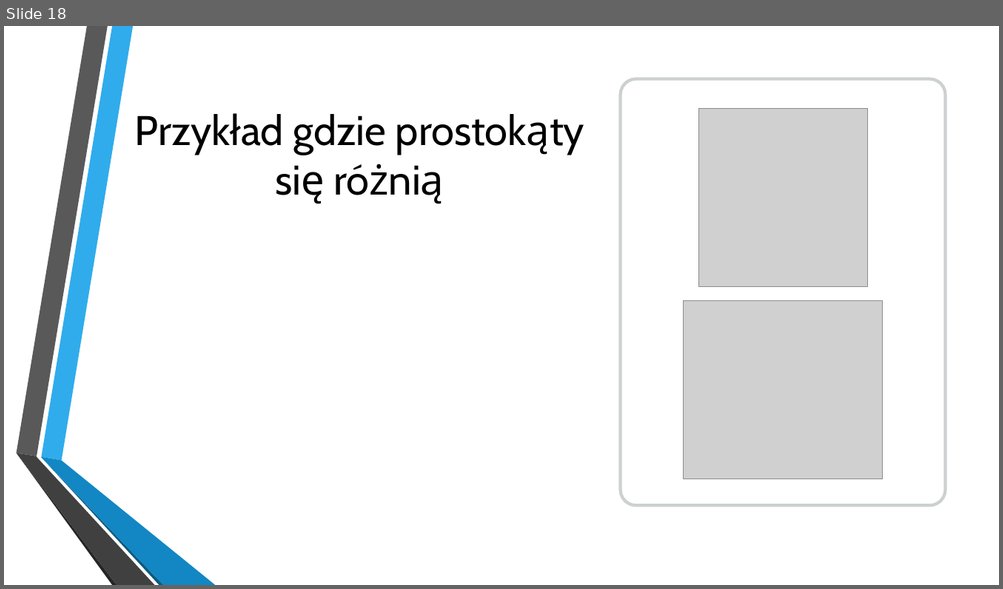
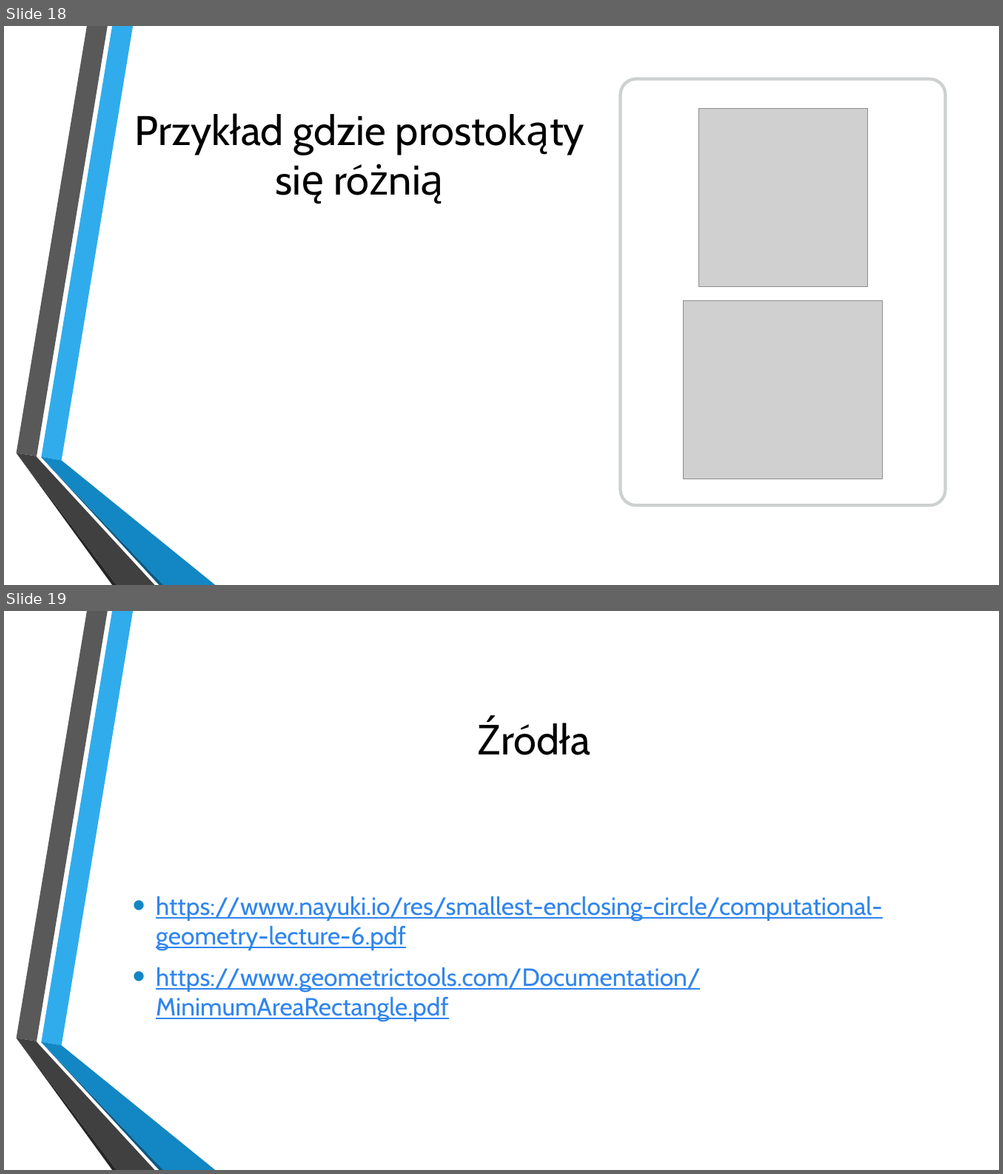
Before and after one commit to maciejsikora2302/geoProj, a slide deck: Projekt na Algorytmy Geometryczne.pptx. Shown one above the other, each under a label of ours: slide 18 before the commit, slides 18 and 19 after it. The pictures are 1003x589 and 1003x1174 pixels, drawn with LibreOffice and Linux fonts; fonts in the diff are those of the drawing; grey boxes stand for pictures; background and template pictures are left out. Boxes give left, top, right and bottom in pixels: in the first picture for what was removed or moved away, otherwise in the second. Text is boxed around its words. In the diff, an @@ line names an element or a change of style, - is before the commit and + after.

```diff
--- a/Projekt na Algorytmy Geometryczne.pptx
+++ b/Projekt na Algorytmy Geometryczne.pptx
@@ slide 19 added at [4, 611, 999, 1170], background picture (left out) @@
@@ title added at [125, 667, 942, 810], 40 pt, text #000000 @@
+Źródła
@@ text added at [156, 896, 882, 1022], 24 pt, text #3085ED, underline @@
+• https://www.nayuki.io/res/smallest-enclosing-circle/computational-geometry-lecture-6.pdf
+• https://www.geometrictools.com/Documentation/MinimumAreaRectangle.pdf
@@ group added at [16, 611, 215, 1170]: 6 freeform shapes @@
```
Also in this commit, not shown: 1 slide changed, 2 other files.
